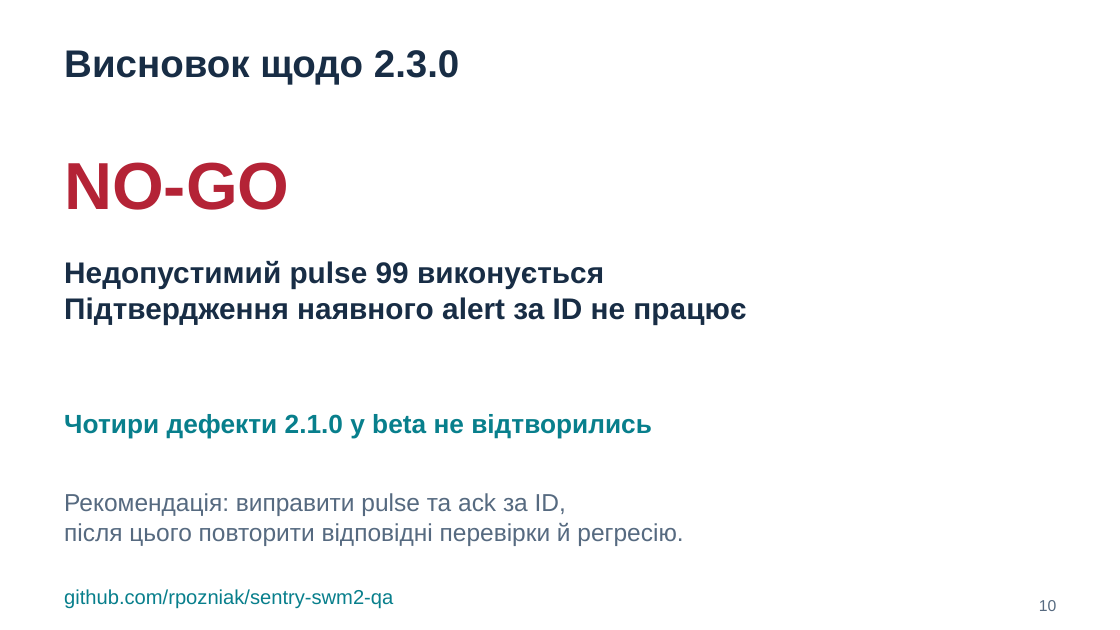
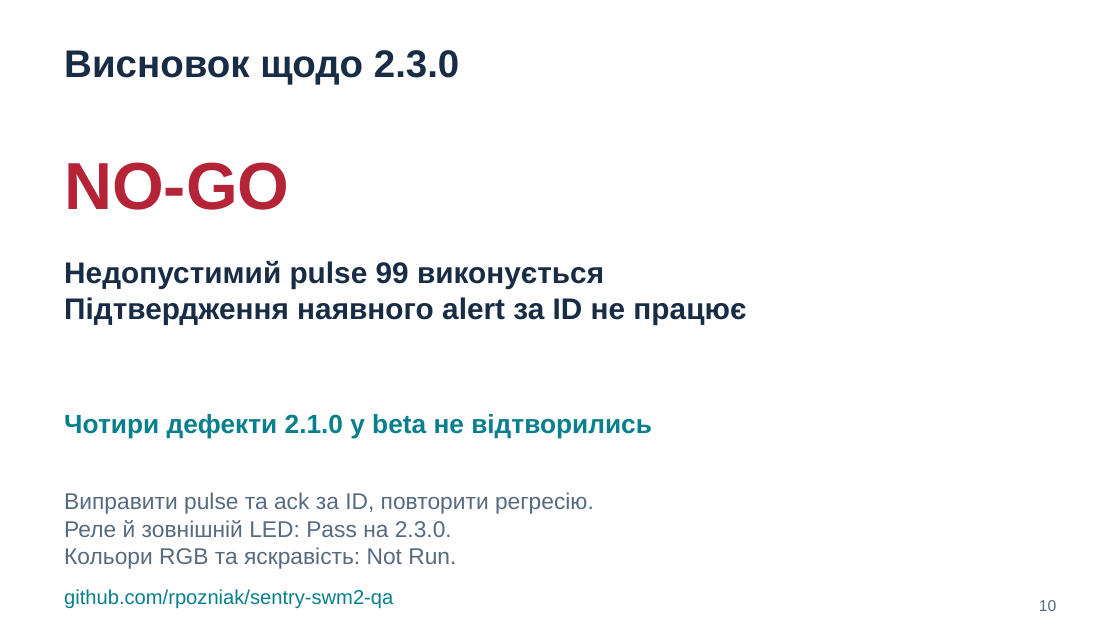
Before and after one commit to rpozniak/sentry-swm2-qa, a slide deck: slide 10 of docs/presentation/SENTRY_SWM2_QA.pptx. Drawn at 1120x630 pixels with LibreOffice and Linux fonts; fonts in the diff are those of the drawing. Boxes give left, top, right and bottom in pixels: in the first picture for what was removed or moved away, otherwise in the second. Text is boxed around its words. In the diff, an @@ line names an element or a change of style, - is before the commit and + after.

```diff
--- a/docs/presentation/SENTRY_SWM2_QA.pptx
+++ b/docs/presentation/SENTRY_SWM2_QA.pptx
@@ text at (64,492,594,569): text changed; size 21 to 19.5 pt @@
-Рекомендація: виправити pulse та ack за ID,
-після цього повторити відповідні перевірки й регресію.
+Виправити pulse та ack за ID, повторити регресію.
+Реле й зовнішній LED: Pass на 2.3.0.
+Кольори RGB та яскравість: Not Run.
```
Also in this commit, not shown: 2 other slides changed, 9 other files.
